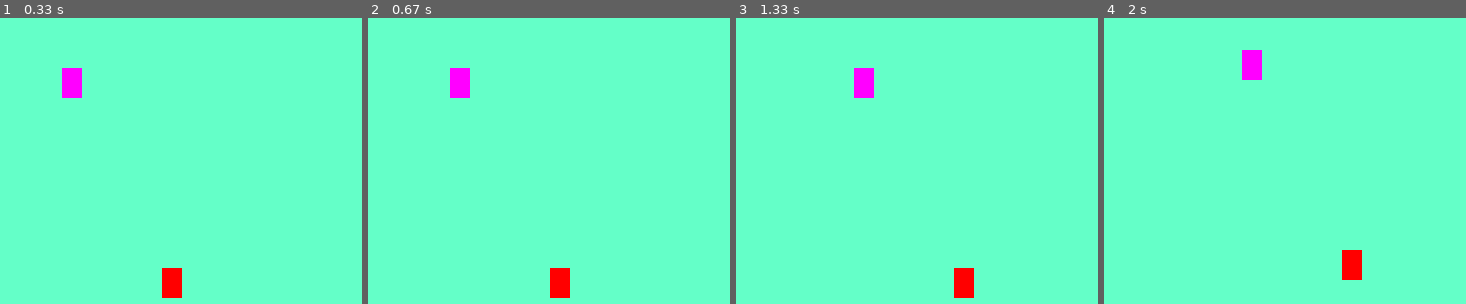
Above: before the commit, frames 1-4 (left to right).
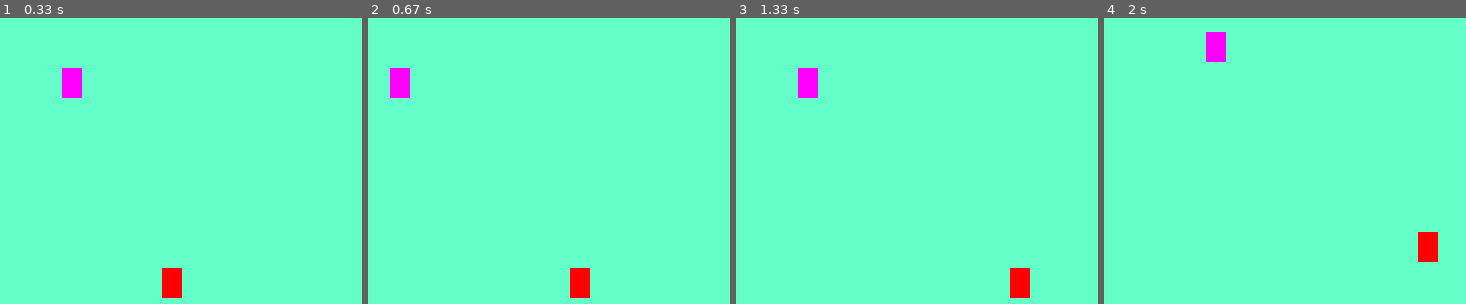
Above: after the commit, the same moments.

Repository: SSSajid777/pygame
Game: pygame game, started from car_game.py
Same seed, same stepped clock (60 frames per second), same inputs: the game is played once before the commit and once after it.
Inputs:
- Up to frame 1 (0.33 s): no input
- Up to frame 2 (0.67 s): hold A from 0.33 s (still down); hold Right from 0.33 s (still down)
- Up to frame 3 (1.33 s): release A at 0.8 s; release Right at 0.8 s; hold Right 0.83-1.3 s; hold D 0.83-1.3 s
- Up to frame 4 (2 s): hold Up 1.33-1.63 s; hold W 1.33-1.63 s; hold Right from 1.67 s (still down); hold D from 1.67 s (still down)

Frame 1 is identical in both runs. In frame 2, 2.3% of the frame differs, in the area x 6-62%, y 17-98%; in frame 3, 2.3%; in frame 4, 2.3%.

Commit message:
Update car_game.py

Diff:
--- a/car_game.py
+++ b/car_game.py
@@ -49,13 +49,13 @@
     if keys[pygame.K_DOWN]:
         playerCar1.moveDown(1)
 
-    if keys[pygame.K_LEFT]:
+    if keys[pygame.K_a]:
         playerCar2.moveLeft(1)
-    if keys[pygame.K_RIGHT]:
+    if keys[pygame.K_d]:
         playerCar2.moveRight(1)
-    if keys[pygame.K_UP]:
+    if keys[pygame.K_w]:
         playerCar2.moveUp(1)
-    if keys[pygame.K_DOWN]:
+    if keys[pygame.K_s]:
         playerCar2.moveDown(1)
 
 
@@ -66,6 +66,6 @@
 
     #Createa a clock
     clock=pygame.time.Clock()
-    clock.tick(60)
+    clock.tick(1000)
 
 pygame.quit() #Quits pygame properly
